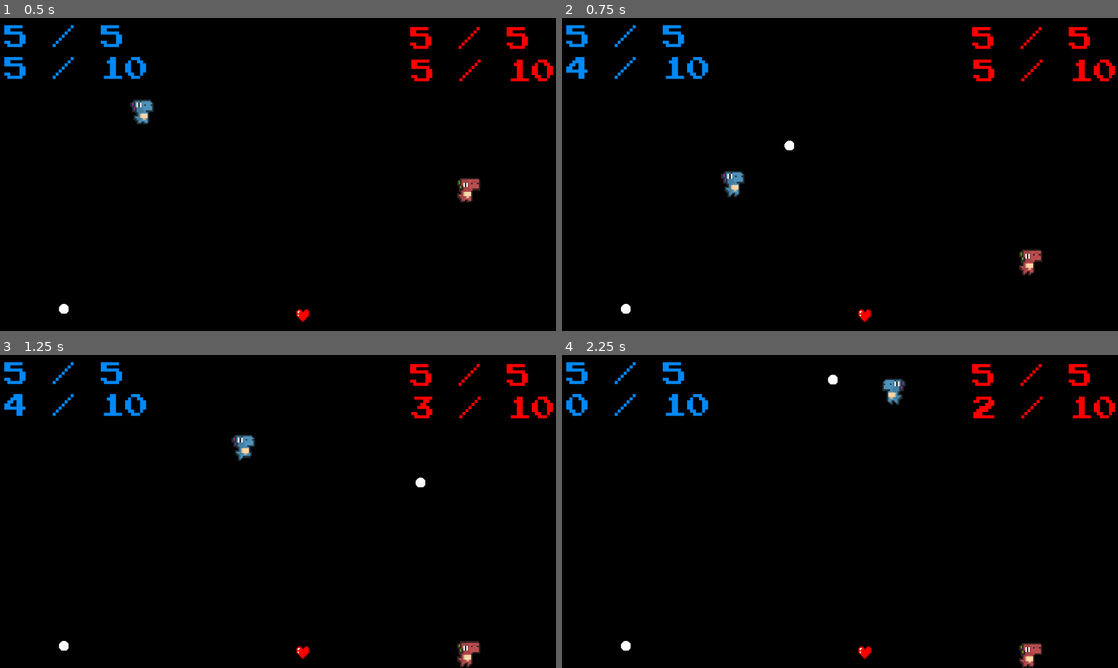
Above: before the commit, frames 1-4 (two rows, left to right).
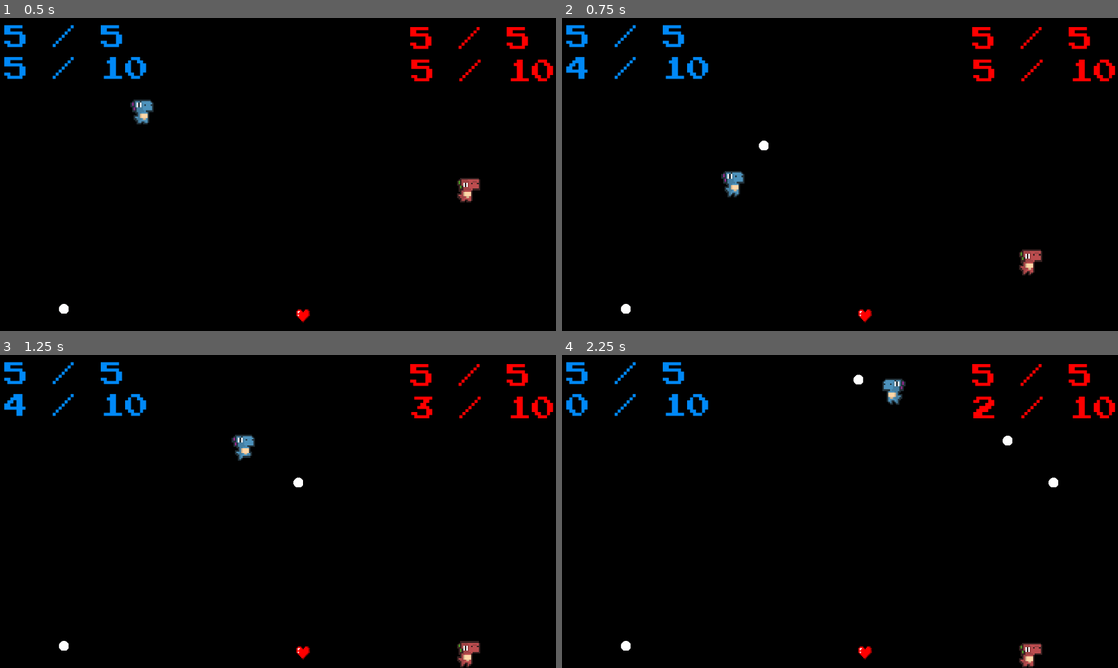
Above: after the commit, the same moments.

Repository: Jakub-Stankiewicz/platformer
Game: Godot game, scene res://scenes/arena.tscn
The game is run twice, just before and just after one commit, with the same random seed, the same clock (stepped at 60 frames per second) and the same inputs. This scene is started directly instead of the project's main scene.
Inputs (mouse positions are in pixels of both pictures, inside the frame that each line leads up to):
- Up to frame 1 (0.5 s): no input
- Up to frame 2 (0.75 s): tap Enter at 0.5 s; move the mouse to (962, 158) at 0.52 s; hold D (p1_right) from 0.53 s (still down); tap F (p1_shoot) at 0.6 s
- Up to frame 3 (1.25 s): keep holding D (p1_right); tap Space (p1_jump) at 0.77 s; tap Shift (p2_shoot) at 0.8 s
- Up to frame 4 (2.25 s): move the mouse to (728, 527) at 1.27 s; tap Shift (p2_shoot) at 1.35 s; tap Space (p1_jump) at 1.52 s; tap F (p1_shoot) at 1.55, 2.1 s; move the mouse to (895, 442) at 2.02 s; release D (p1_right) at 2.03 s; hold A (p1_left) from 2.03 s (still down)

Frame 1 is identical in both runs. In frame 2, 0.1% of the frame differs, in the area x 35-42%, y 39-43%; in frame 3, 0.1%; in frame 4, 0.2%, in the area x 47-90%, y 6-43%.

Commit message:
Job done

Diff:
--- a/project.godot
+++ b/project.godot
@@ -19,6 +19,7 @@
 
 GameController="*res://scripts/autoload/game_controller.gd"
 MouseController="*res://scripts/autoload/mouse_controller.gd"
+GameState="*res://scripts/GameState.gd"
 
 [display]
 
--- a/scenes/menus/GameOver.tscn
+++ b/scenes/menus/GameOver.tscn
@@ -3,16 +3,24 @@
 [ext_resource type="Script" uid="uid://dme37f223pnto" path="res://scripts/ui/GameOver.gd" id="1_6hfuu"]
 
 [node name="GameOver" type="Node2D"]
-
-[node name="Control" type="Control" parent="."]
-layout_mode = 3
-anchors_preset = 0
-offset_right = 40.0
-offset_bottom = 40.0
 script = ExtResource("1_6hfuu")
 
-[node name="WinnerLabel" type="Label" parent="Control"]
-layout_mode = 0
-offset_right = 40.0
-offset_bottom = 23.0
+[node name="CenterContainer" type="CenterContainer" parent="."]
+offset_right = 1154.0
+offset_bottom = 57.0
+
+[node name="VBoxContainer" type="VBoxContainer" parent="CenterContainer"]
+layout_mode = 2
+
+[node name="WinnerLabel" type="Label" parent="CenterContainer/VBoxContainer"]
+layout_mode = 2
+theme_override_font_sizes/font_size = 41
 text = "Player X Wins!"
+
+[node name="RetryButton" type="Button" parent="CenterContainer/VBoxContainer"]
+custom_minimum_size = Vector2(100, 0)
+layout_mode = 2
+theme_override_font_sizes/font_size = 30
+text = "Retry"
+
+[connection signal="pressed" from="CenterContainer/VBoxContainer/RetryButton" to="." method="_on_retry_button_pressed"]
--- /dev/null
+++ b/scripts/GameState.gd
@@ -0,0 +1,3 @@
+extends Node
+
+var winner_id: int = 0
--- a/scripts/autoload/game_controller.gd
+++ b/scripts/autoload/game_controller.gd
@@ -1,6 +1,8 @@
 extends Node
 
 signal lives_updated(player_id: int, lives: int)
+signal game_over(winner_id: int)
+
 
 @export var max_ammo: int = 10
 var current_ammo: int = 5
@@ -42,11 +44,10 @@
 		print("Updated lives for player %d: %d" % [player_id, players[player_id]])
 		emit_signal("lives_updated", player_id, players[player_id])
 
-	if players[player_id] <= 0:
-		player_died(player_id)
+		if players[player_id] <= 0:
+			player_died(player_id)
 	else:
 		print("Player id not found:", player_id)
-
 
 
 func update_ammo(amount: int):
@@ -57,3 +58,18 @@
 
 func player_died(player_id: int):
 	print("Player %d is out!" % player_id)
+	# Znajdź zwycięzcę (np. gracza, który nie zginął)
+	var winner_id = null
+	for p_id in players.keys():
+		if players[p_id] > 0:
+			winner_id = p_id
+			break
+	if winner_id != null:
+		emit_signal("game_over", winner_id)
+
+
+
+func show_game_over(winner_id: int):
+	GameState.winner_id = winner_id
+	get_tree().paused = true
+	get_tree().change_scene("res://scenes/GameOver.tscn")
--- a/scripts/character.gd
+++ b/scripts/character.gd
@@ -123,8 +123,11 @@
 	else:
 		projectile.direction = Vector2.RIGHT
 	projectile.global_position = global_position + (projectile.direction * 60)
-	projectile.owner = self
-	get_tree().current_scene.add_child(projectile)
+
+	get_tree().current_scene.add_child(projectile)  # <- dodaj do drzewa NAJPIERW
+
+	projectile.shooter = self  # <- dopiero wtedy ustaw "shooter"
+
 
 
 func jump():
@@ -164,3 +167,4 @@
 
 func die():
 	print("Gracz %d zginął!" % player_id)
+	queue_free()
--- a/scripts/projectile.gd
+++ b/scripts/projectile.gd
@@ -1,20 +1,19 @@
-extends Area2D
+extends Area2D  # <-- To jest kluczowe!
+
+var shooter = null
 
 @export var speed: float = 400.0
 var direction: Vector2 = Vector2.RIGHT
 
+func _ready():
+	connect("body_entered", Callable(self, "_on_body_entered"))  # poprawne podłączenie sygnału
+
 func _physics_process(delta):
 	position += direction * speed * delta
 
-func _ready():
-	# Connect signal for collision
-	body_entered.connect(_on_body_entered)
-
-func _process(delta):
-	position += direction * speed * delta
-
 func _on_body_entered(body: Node):
-	# You can filter by node type if needed
 	if body.is_in_group("players"):
+		if body == shooter:
+			return  # Nie zadaj obrażeń sobie
 		GameController.update_lives(body.player_id, -1)
-	queue_free()
+		queue_free()
--- a/scripts/ui/GameOver.gd
+++ b/scripts/ui/GameOver.gd
@@ -1,6 +1,13 @@
-extends Control
+extends Node2D
 
-@onready var winner_label = $WinnerLabel
+@onready var winner_label = $CenterContainer/VBoxContainer/WinnerLabel
+
+func _ready():
+	set_winner(GameState.winner_id)
 
 func set_winner(player_id: int):
-	winner_label.text = "Player %d wins!" % player_id
+	winner_label.text = "Gracz %d wygrywa!" % player_id
+
+
+func _on_retry_button_pressed() -> void:
+	get_tree().change_scene_to_file("res://scenes/menus/menu.tscn")
--- /dev/null
+++ b/scripts/ui/RetryButton.gd
@@ -0,0 +1 @@
+extends Node
Not shown, added: scripts/GameState.gd.uid
Not shown, added: scripts/ui/RetryButton.gd.uid
